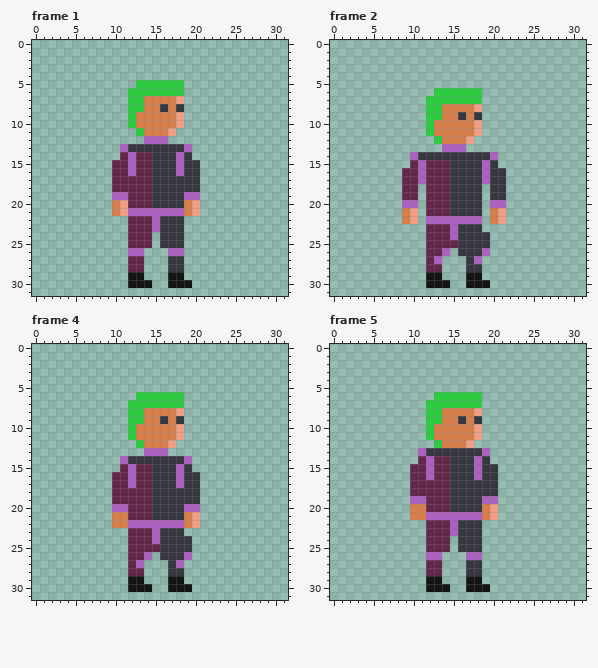
Pixel-art file -- assets/asesprite/citizen1.ase. The first picture shows the starting point.
32x32 pixels, 28 frames. Shown: frame 1, frame 2, frame 4, frame 5. The commit also changed other frames, which this record leaves out.
Once edited:
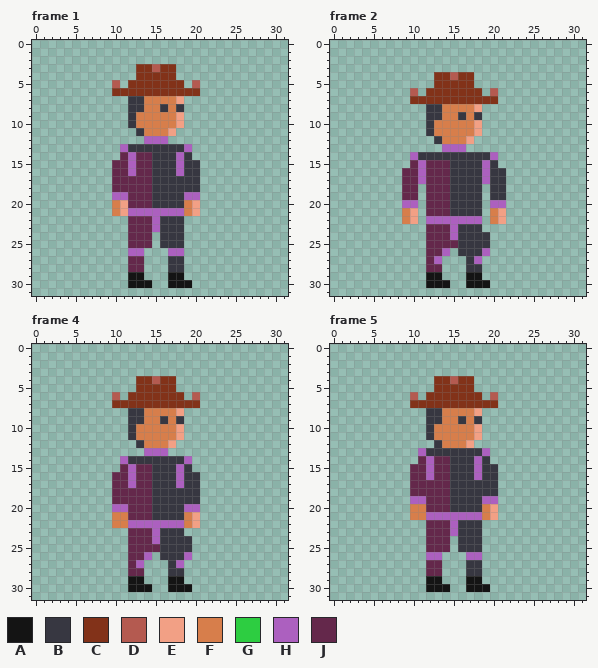
Palette (. is transparent): A #141414  B #373741  C #823219  D #b45a50  E #f2a085  F #d77e4b  G #2dcd41  H #ac60bf  J #64284b
Changes in this commit:
{"where": "frame 1"}
{"frame":1,"y":3,"x":13,"old":".....","new":"CCDCC"}
{"frame":1,"y":4,"x":13,"old":".....","new":"CCCCC"}
{"frame":1,"y":5,"x":10,"old":".","new":"D"}
{"frame":1,"y":5,"x":12,"old":".GGGGGG","new":"CCCCCCC"}
{"frame":1,"y":5,"x":20,"old":".","new":"D"}
{"frame":1,"y":6,"x":10,"old":"..GGGGGGG..","new":"CCCCCCCCCCC"}
{"frame":1,"y":7,"x":12,"old":"GG","new":"BB"}
{"frame":1,"y":8,"x":12,"old":"GG","new":"BB"}
{"frame":1,"y":9,"x":12,"old":"G","new":"B"}
{"frame":1,"y":10,"x":12,"old":"G","new":"B"}
{"frame":1,"y":11,"x":13,"old":"G","new":"B"}
{"where": "frame 2"}
{"frame":2,"y":4,"x":13,"old":".....","new":"CCDCC"}
{"frame":2,"y":5,"x":13,"old":".....","new":"CCCCC"}
{"frame":2,"y":6,"x":10,"old":".","new":"D"}
{"frame":2,"y":6,"x":12,"old":".GGGGGG","new":"CCCCCCC"}
{"frame":2,"y":6,"x":20,"old":".","new":"D"}
{"frame":2,"y":7,"x":10,"old":"..GGGGGGG..","new":"CCCCCCCCCCC"}
{"frame":2,"y":8,"x":12,"old":"GG","new":"BB"}
{"frame":2,"y":9,"x":12,"old":"GG","new":"BB"}
{"frame":2,"y":10,"x":12,"old":"G","new":"B"}
{"frame":2,"y":11,"x":12,"old":"G","new":"B"}
{"frame":2,"y":12,"x":13,"old":"G","new":"B"}
{"where": "frame 4"}
{"frame":4,"y":4,"x":13,"old":".....","new":"CCDCC"}
{"frame":4,"y":5,"x":13,"old":".....","new":"CCCCC"}
{"frame":4,"y":6,"x":10,"old":".","new":"D"}
{"frame":4,"y":6,"x":12,"old":".GGGGGG","new":"CCCCCCC"}
{"frame":4,"y":6,"x":20,"old":".","new":"D"}
{"frame":4,"y":7,"x":10,"old":"..GGGGGGG..","new":"CCCCCCCCCCC"}
{"frame":4,"y":8,"x":12,"old":"GG","new":"BB"}
{"frame":4,"y":9,"x":12,"old":"GG","new":"BB"}
{"frame":4,"y":10,"x":12,"old":"G","new":"B"}
{"frame":4,"y":11,"x":12,"old":"G","new":"B"}
{"frame":4,"y":12,"x":13,"old":"G","new":"B"}
{"where": "frame 5"}
{"frame":5,"y":4,"x":13,"old":".....","new":"CCDCC"}
{"frame":5,"y":5,"x":13,"old":".....","new":"CCCCC"}
{"frame":5,"y":6,"x":10,"old":".","new":"D"}
{"frame":5,"y":6,"x":12,"old":".GGGGGG","new":"CCCCCCC"}
{"frame":5,"y":6,"x":20,"old":".","new":"D"}
{"frame":5,"y":7,"x":10,"old":"..GGGGGGG..","new":"CCCCCCCCCCC"}
{"frame":5,"y":8,"x":12,"old":"GG","new":"BB"}
{"frame":5,"y":9,"x":12,"old":"GG","new":"BB"}
{"frame":5,"y":10,"x":12,"old":"G","new":"B"}
{"frame":5,"y":11,"x":12,"old":"G","new":"B"}
{"frame":5,"y":12,"x":13,"old":"G","new":"B"}
